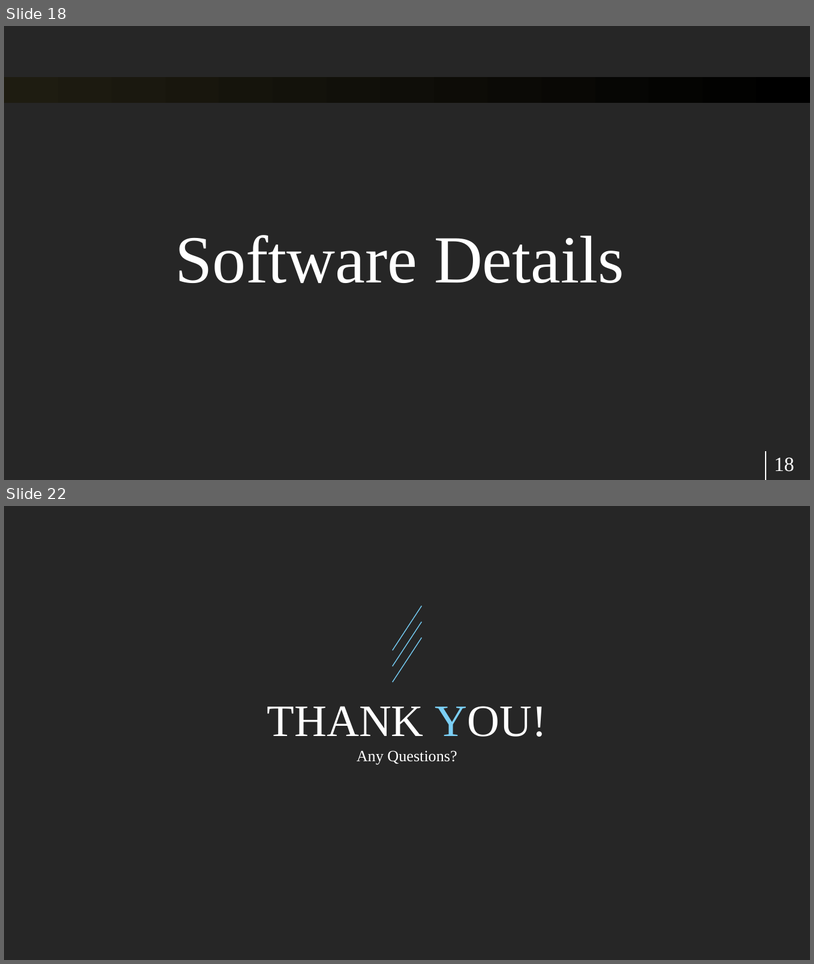
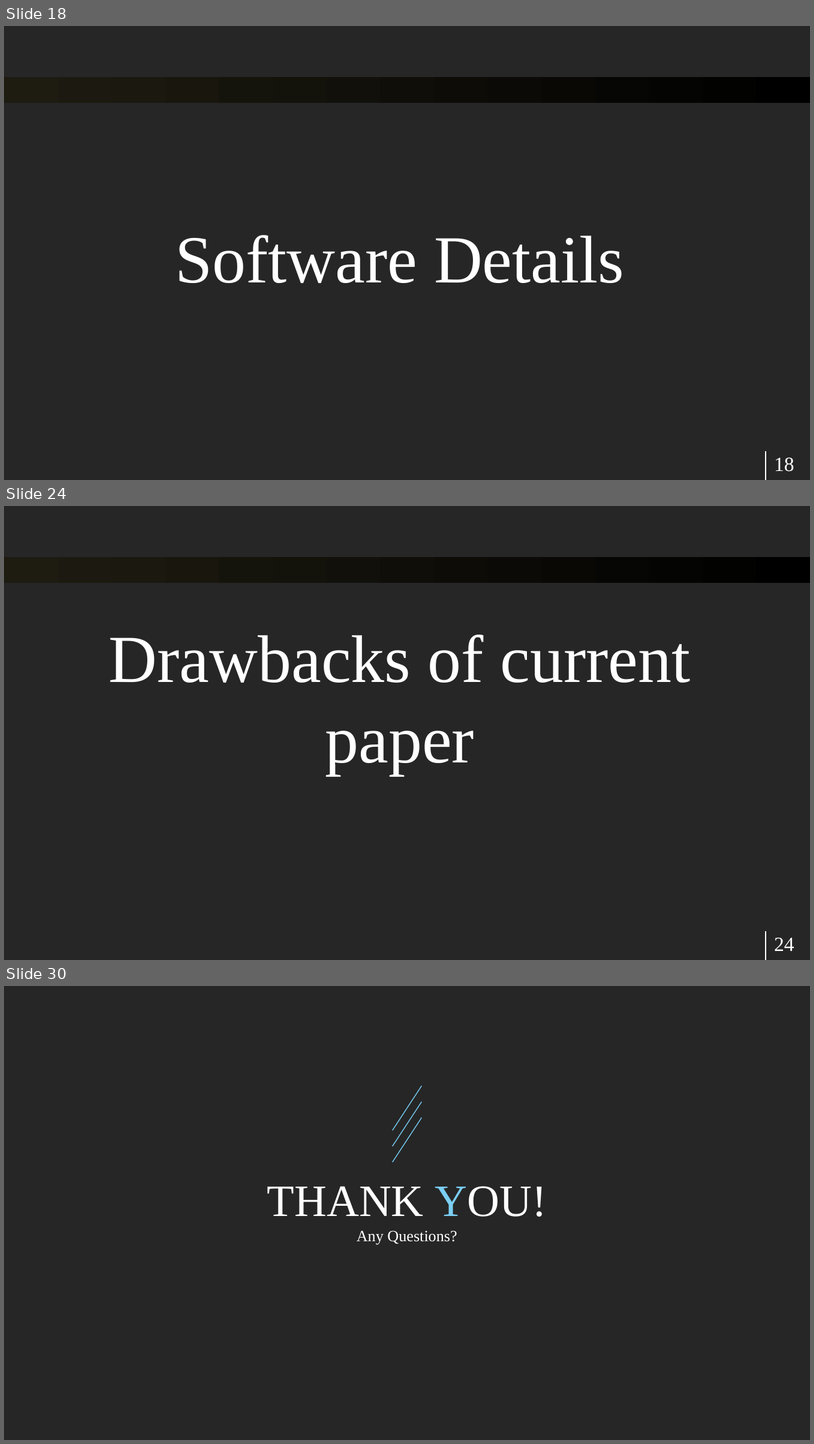
Before and after one commit to raghavddps2/Digital-Image-Processing-Project, a slide deck: Presentation/Digital Image Processing Project.pptx. Shown one above the other, each under a label of ours: slides 18 and 22 before the commit, slides 18, 24 and 30 after it; the slides between them are not shown. The pictures are 814x964 and 814x1444 pixels, drawn with LibreOffice and Linux fonts; fonts in the diff are those of the drawing. Boxes give left, top, right and bottom in pixels: in the first picture for what was removed or moved away, otherwise in the second. Text is boxed around its words. In the diff, an @@ line names an element or a change of style, - is before the commit and + after.

```diff
--- a/Presentation/Digital Image Processing Project.pptx
+++ b/Presentation/Digital Image Processing Project.pptx
@@ slide 24 added at [4,506,810,960], background #262626; not listed: 2 template elements that a slide beside it also shows @@
@@ text added at [109,634,691,775], 60 pt, text #FFFFFF @@
+Drawbacks of current paper
@@ page number added at [774,937,795,951], 18 pt, text #FFFFFF @@
+24
@@ what was slide 22 is now slide 30 @@
```
Also in this commit, not shown: 8 slides changed, 7 other slides added, 20 other files.
